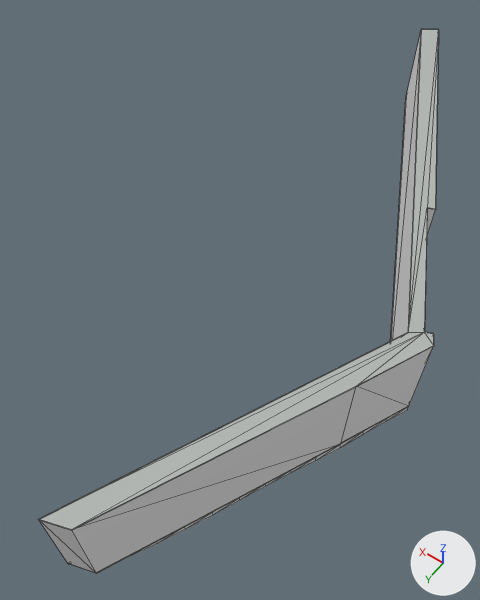
A saved change to the glTF model public/models/buildings/osm-way-1132256478.glb.
One viewpoint serves both versions: a 50 mm camera at (-30.6, 63.3, 82.0) aimed at (4.8, 13.7, 4.1). The lights are fixed; the arrows at lower right show +X, +Y and +Z. The older version comes first. Mesh edges are drawn as thin lines. Where no turn or scale is listed for an object, it has been applied to the vertices. Vertices at exactly the same position are counted once.

Before the edit, the objects in view are built like this:
```python
ob_building_foundation_1132256478 = bpy.data.objects.new('building foundation 1132256478', me_building_foundation_1132256478)
ob_building_foundation_1132256478.location = (0.0, 0.0, 0.0)
ob_reality_1132256478_near_reality_flat_weathered_roof = bpy.data.objects.new('reality 1132256478 near reality flat weathered roof', me_reality_1132256478_near_reality_flat_weathered_roof)
ob_reality_1132256478_near_reality_flat_weathered_roof.location = (0.0, 0.0, 0.0)
ob_reality_1132256478_near_reality_pale_aluminum_sill = bpy.data.objects.new('reality 1132256478 near reality pale aluminum sill', me_reality_1132256478_near_reality_pale_aluminum_sill)
ob_reality_1132256478_near_reality_pale_aluminum_sill.location = (0.0, 0.0, 0.0)
# also in view: 'reality 1132256478 near reality aged pale plaster' at (-6.9, 1.2, 7.5)
```
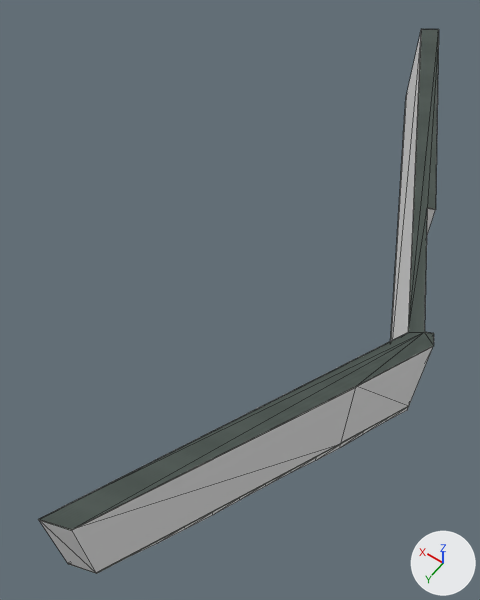
What the commit changed:
Picture 'roof-color' (img_roof_color) is new.
In material 'reality flat weathered roof' (mat_reality_flat_weathered_roof), base_color is no longer (0.451, 0.475, 0.455), grey #b3b7b4.
In material 'reality flat weathered roof' (mat_reality_flat_weathered_roof), texture is now set to img_roof_color.
me_reality_1132256478_near_reality_pale_aluminum_sill is used by ob_reality_1132256478_near_reality_pale_aluminum_sill; location (0.0, 0.0, 0.0).
me_reality_1132256478_near_reality_pale_aluminum_sill had 44 vertices, 22 faces and spanned x -23.4..9.7, y -53.2..55.6, z 14.9..15.0.
me_reality_1132256478_near_reality_pale_aluminum_sill now has 55 vertices, 44 faces and spans x -23.4..9.7, y -53.2..55.6, z 14.9..15.0.
Part 1, on me_reality_1132256478_near_reality_pale_aluminum_sill:
13 faces are deleted.
11 vertices are added at x -23.3..9.6, y -53.2..55.6, z 15.0.
35 new faces join them.

Pixel boxes [x1, y1, x2, y2] of what changed, in the pictures (480 x 600 px):
'reality 1132256478 near reality flat weathered roof', surface changed
    both: [39, 29, 439, 530]
'reality 1132256478 near reality pale aluminum sill', reshaped
    before: [40, 29, 439, 531]
    after: [38, 29, 439, 531]
